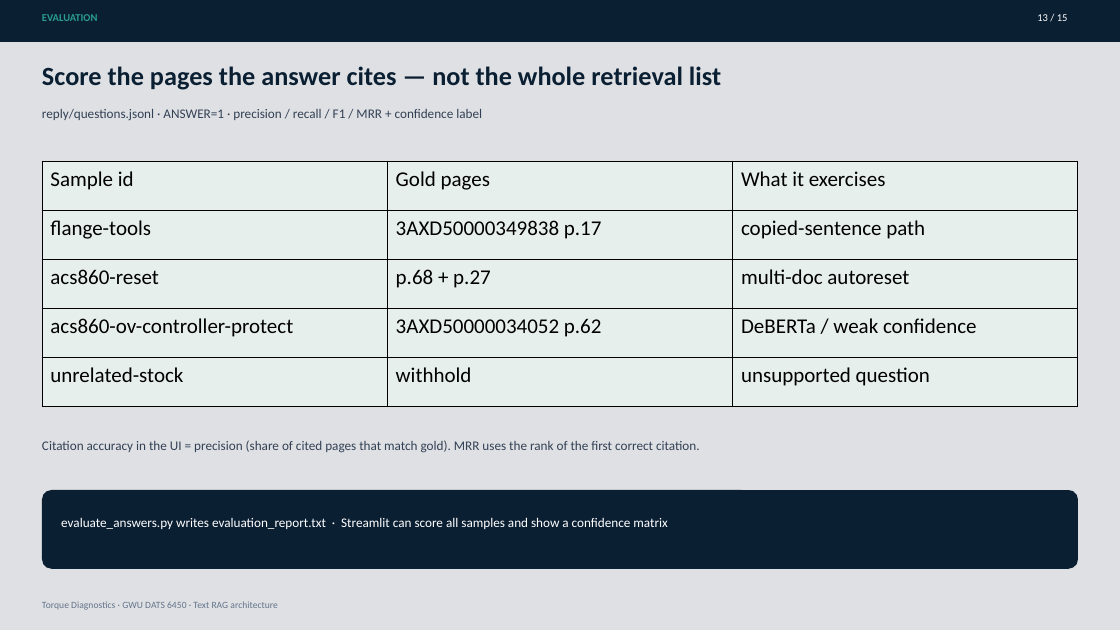
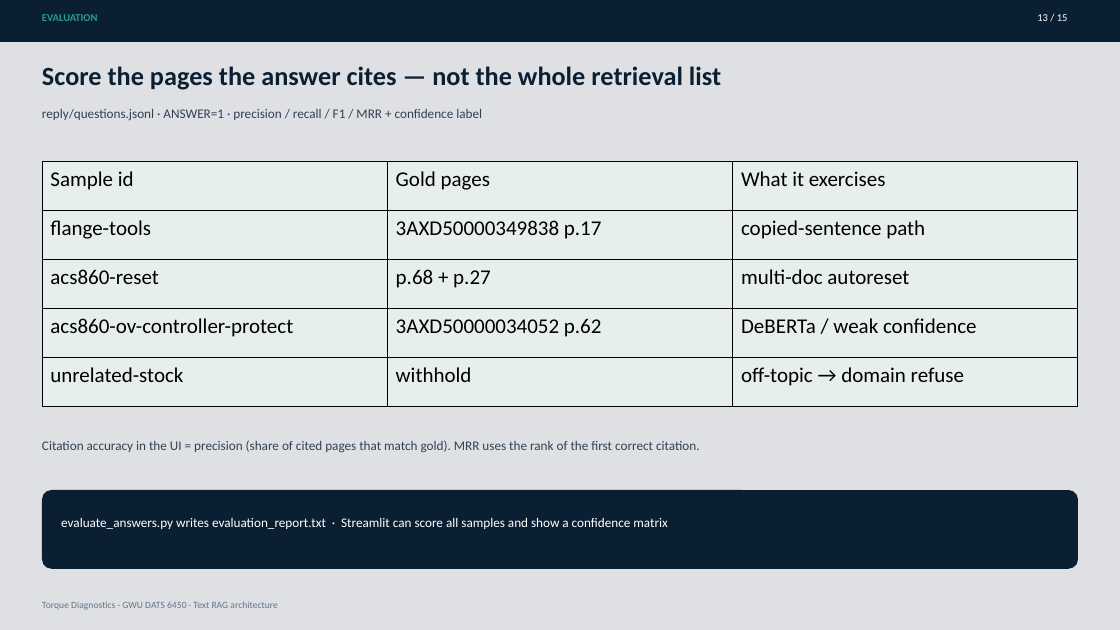
Before and after one commit to DhanushGWU1995/torque-diagnostics, a slide deck: slide 13 of docs/architecture-deck/Torque-Diagnostics-Architecture.pptx. Drawn at 1120x630 pixels with LibreOffice and Linux fonts; fonts in the diff are those of the drawing; background and template pictures are left out. Boxes give left, top, right and bottom in pixels: in the first picture for what was removed or moved away, otherwise in the second. Text is boxed around its words. In the diff, an @@ line names an element or a change of style, - is before the commit and + after.

Commit message:
Document domain-restricted withhold in README, pipeline guide, and architecture deck.
Align slides and narrative with the confidence-gate refusal for off-topic or unsupported questions.

```diff
--- a/docs/architecture-deck/Torque-Diagnostics-Architecture.pptx
+++ b/docs/architecture-deck/Torque-Diagnostics-Architecture.pptx
@@ table at (x1=42, y1=162, x2=1078, y2=408) @@
-row 5, column 3: unsupported question
+row 5, column 3: off-topic → domain refuse
```
Also in this commit, not shown: 8 other slides changed, 4 other files.
